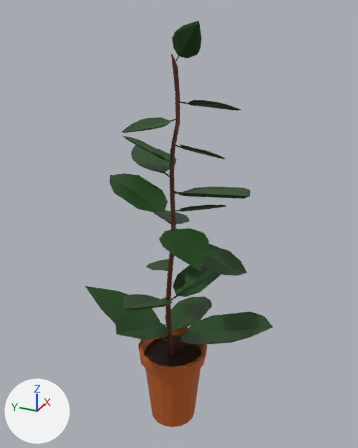
The FBX model Assets/Models/potted-plant01.fbx as it was, and as the next commit left it.
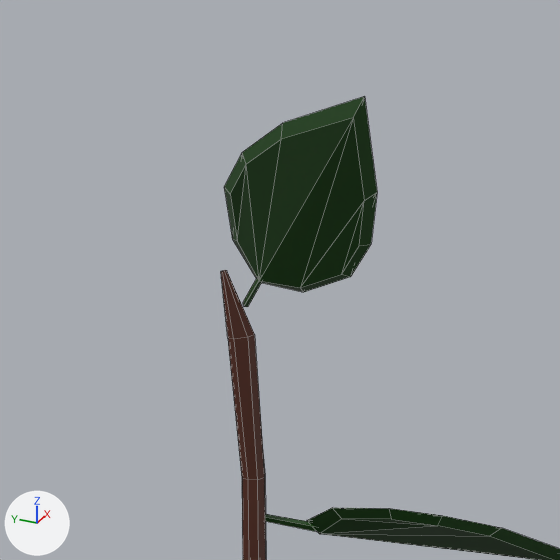
The first picture shows the older version from a 50 mm lens placed at (-1.731, -0.815, 1.919), pointed at (0.055, -0.011, 1.025). The close-ups show both versions on the part from 36% to 66% of the width and 0% to 25% of the height of that picture; other places that the commit changed are outside them. The axes (+X, +Y, +Z) are drawn at lower left. The lights are the same throughout. The close-ups show mesh edges as thin lines. Where no turn or scale is listed for an object, it has been applied to the vertices.

Names of what the first close-up shows: 'Leaf02.003', 'Leaf02.006', 'Stalk'.
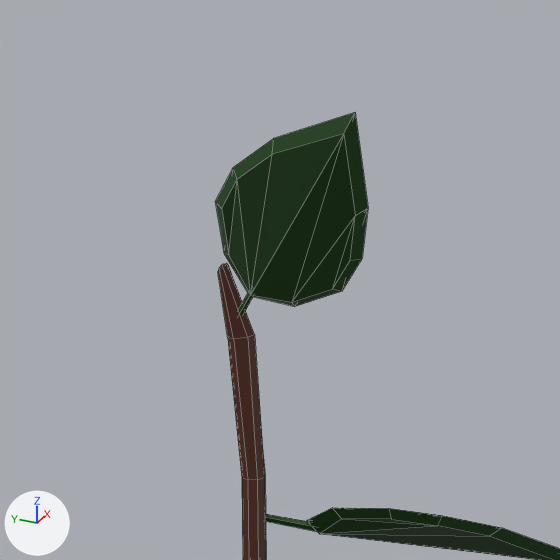
Edits to the scene script, one JSON object a line:
```json
{"block": "me_cylinder_002", "where": "# used by ob_stalk; location = (0.027, 0.006, 1.0)"}
{"op": "remove", "block": "me_cylinder_002", "code": "me_cylinder_002.from_pydata(...)  # 120 vertices, 114 faces; spans x -0.047..0.046, y -0.019..0.025, z -0.673..0.725"}
{"op": "add", "block": "me_cylinder_002", "code": "me_cylinder_002.from_pydata(...)  # 113 vertices, 113 faces; spans x -0.047..0.046, y -0.019..0.025, z -0.673..0.73"}
{"block": "me_cylinder_002", "change": "me_cylinder_002 part 1"}
{"block": "me_cylinder_002", "change": "8 vertices are removed from x 0.018..0.022, y 0.006..0.011, z 0.724..0.725"}
{"block": "me_cylinder_002", "change": "9 faces are deleted"}
{"block": "me_cylinder_002", "change": "9 vertices are added at x 0.015..0.022, y 0.005..0.012, z 0.723..0.73"}
{"block": "me_cylinder_002", "change": "16 new faces join them"}
{"op": "set", "path": "ob_leaf02_003.location", "old": "(0.009, -0.067, 1.78)", "new": "(0.006, -0.062, 1.77)"}
```

What differs and where, as boxes [x1, y1, x2, y2] in the close-ups (560 x 560 px):
```json
{"object": "Leaf02.003", "change": "moved", "before": [224, 96, 377, 307], "after": [216, 112, 368, 315]}
{"object": "Stalk", "change": "reshaped", "before": [221, 270, 266, 560], "after": [218, 263, 266, 560]}
{"part": 1, "of": "me_cylinder_002", "change": "built on", "before": [221, 270, 254, 339], "after": [218, 263, 255, 339]}
```
